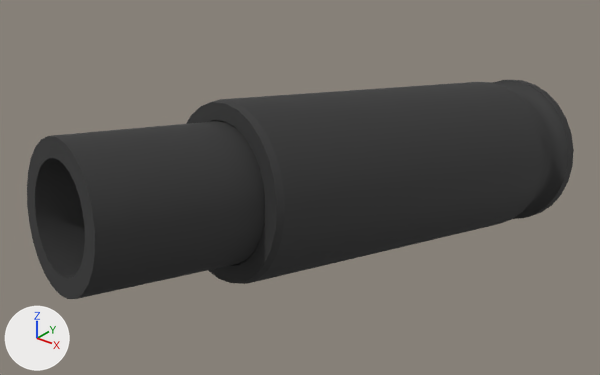
One commit to the glTF model public/models/Parts/Hydrolic Chain tenssioner.glb: the scene before it, then after it.
Camera for both pictures: a 50 mm camera at (0.739, -1.187, -0.555) aimed at (0.43, -0.8, -0.795). Every picture has the same lights, and +X, +Y and +Z are marked at lower left. The first picture is the older version. Where no turn or scale is listed for an object, it has been applied to the vertices.

Objects in the first picture: 'final bike mod.067'.
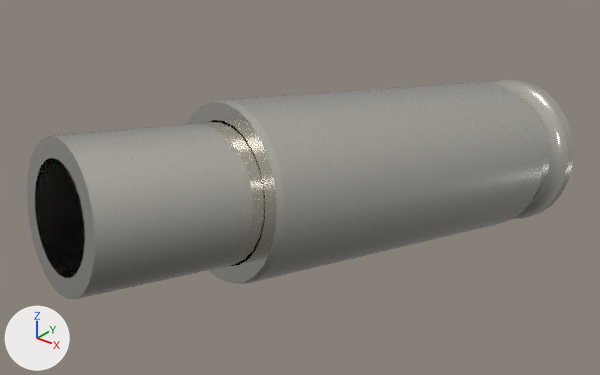
Location of each change, [x1, y1, x2, y2] in pixels of the pictures (600 x 375 px):
'final bike mod.067', recoloured (dark grey to grey): [27, 80, 574, 299] in both

The change, as a list of edits to the scene's bpy script:
```text
Add img_painted_steel_24_normal:
    img_painted_steel_24_normal = load_image('painted_steel_24_normal', '_unpacked/painted_steel_24_normal', 2048, 2048, 'Non-Color')
Add img_painted_steel_24_color:
    img_painted_steel_24_color = load_image('painted_steel_24_color', '_unpacked/painted_steel_24_color', 2048, 2048, 'sRGB')
Add img_painted_steel_24_metallic_painted_steel_24_roughness:
    img_painted_steel_24_metallic_painted_steel_24_roughness = load_image('painted_steel_24_metallic-painted_steel_24_roughness', '_unpacked/painted_steel_24_metallic-painted_steel_24_roughness', 2048, 2048, 'Non-Color')
Add mat_painted_steel:
    mat_painted_steel = bpy.data.materials.new('Painted Steel')
    # uses the picture img_painted_steel_24_color
    # uses the picture img_painted_steel_24_metallic_painted_steel_24_roughness
    # uses the picture img_painted_steel_24_normal
Change me_final_bike_mod_067:
    where me_final_bike_mod_067.from_pydata(...)  # 24325 vertices, 48626 faces; spans x 0.361..0.543, y -0.979..-0.584, z -0.872..-0.716
    remove me_final_bike_mod_067.materials.append(mat_light_grey_metallic_plastic)  # dark grey #333333
    add me_final_bike_mod_067.materials.append(mat_painted_steel)
```
